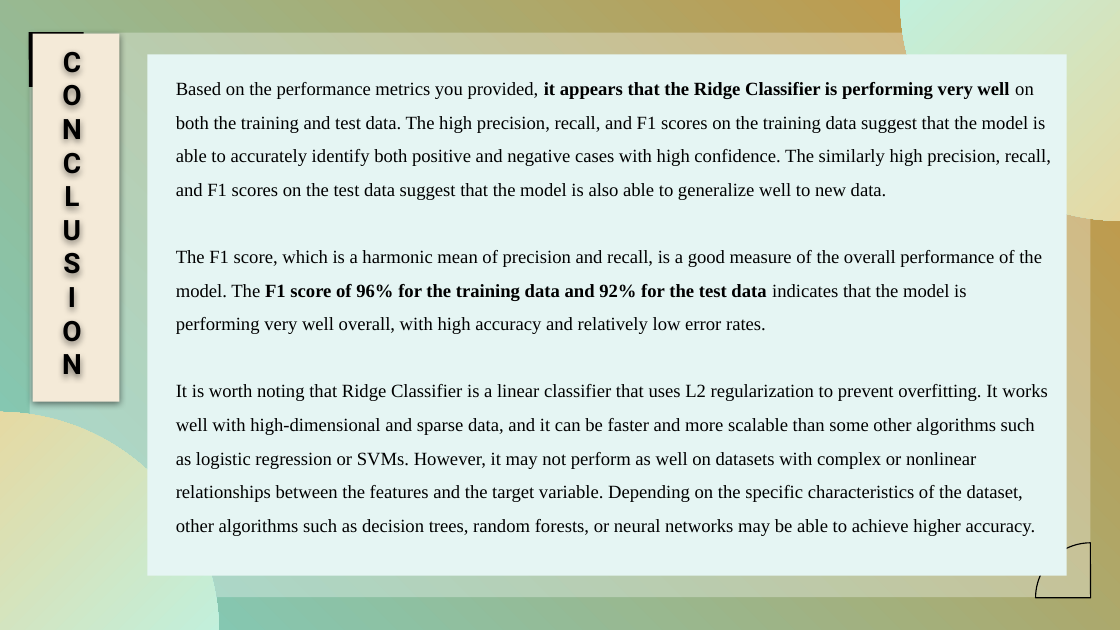
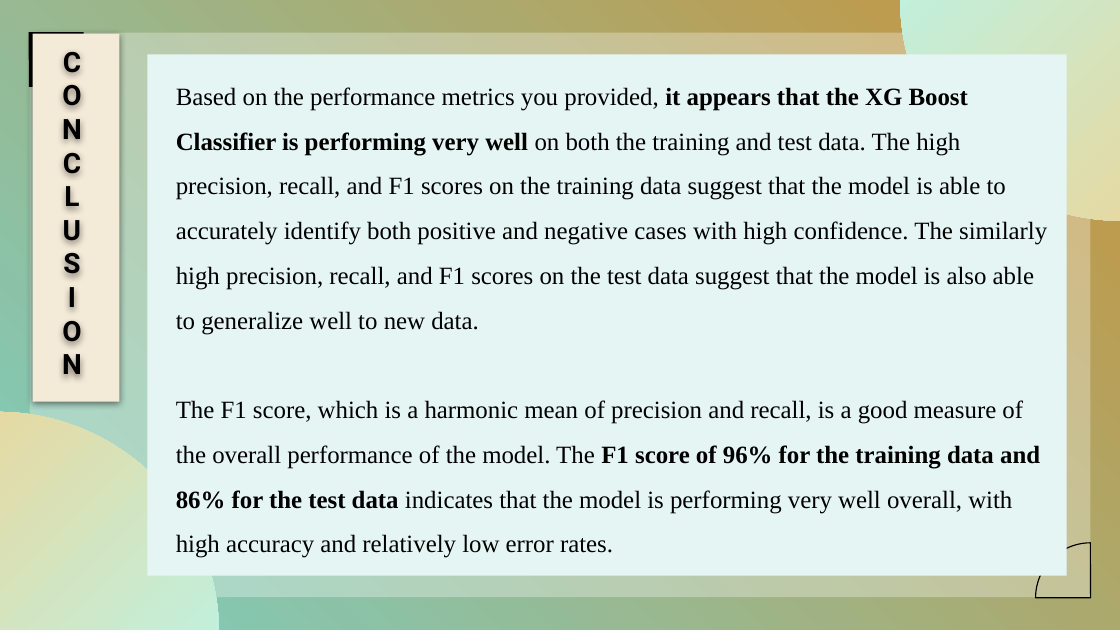
Before and after one commit to PrabhatMishra2111/Capstone-Project-P2P-Lending-Group-, a slide deck: slide 31 of Lending Club Final Presentation.pptx (slide 38 before the commit). Drawn at 1120x630 pixels with LibreOffice and Linux fonts; fonts in the diff are those of the drawing; background and template pictures are left out. Boxes give left, top, right and bottom in pixels: in the first picture for what was removed or moved away, otherwise in the second. Text is boxed around its words. In the diff, an @@ line names an element or a change of style, - is before the commit and + after.

```diff
--- a/Lending Club Final Presentation.pptx
+++ b/Lending Club Final Presentation.pptx
@@ title at <box>176,87,1047,558</box>: text changed; size 12 to 16 pt @@
-Based on the performance metrics you provided, it appears that the Ridge Classifier is performing very well on both the training and test data. The high precision, recall, and F1 scores on the training data suggest that the model is able to accurately identify both positive and negative cases with high confidence. The similarly high precision, recall, and F1 scores on the test data suggest that the model is also able to generalize well to new data.
-The F1 score, which is a harmonic mean of precision and recall, is a good measure of the overall performance of the model. The F1 score of 96% for the training data and 92% for the test data indicates that the model is performing very well overall, with high accuracy and relatively low error rates.
-It is worth noting that Ridge Classifier is a linear classifier that uses L2 regularization to prevent overfitting. It works well with high-dimensional and sparse data, and it can be faster and more scalable than some other algorithms such as logistic regression or SVMs. However, it may not perform as well on datasets with complex or nonlinear relationships between the features and the target variable. Depending on the specific characteristics of the dataset, other algorithms such as decision trees, random forests, or neural networks may be able to achieve higher accuracy.
+Based on the performance metrics you provided, it appears that the XG Boost Classifier is performing very well on both the training and test data. The high precision, recall, and F1 scores on the training data suggest that the model is able to accurately identify both positive and negative cases with high confidence. The similarly high precision, recall, and F1 scores on the test data suggest that the model is also able to generalize well to new data.
+The F1 score, which is a harmonic mean of precision and recall, is a good measure of the overall performance of the model. The F1 score of 96% for the training data and 86% for the test data indicates that the model is performing very well overall, with high accuracy and relatively low error rates.
```
Also in this commit, not shown: 6 other slides changed, 1 slide added, 7 slides removed.
